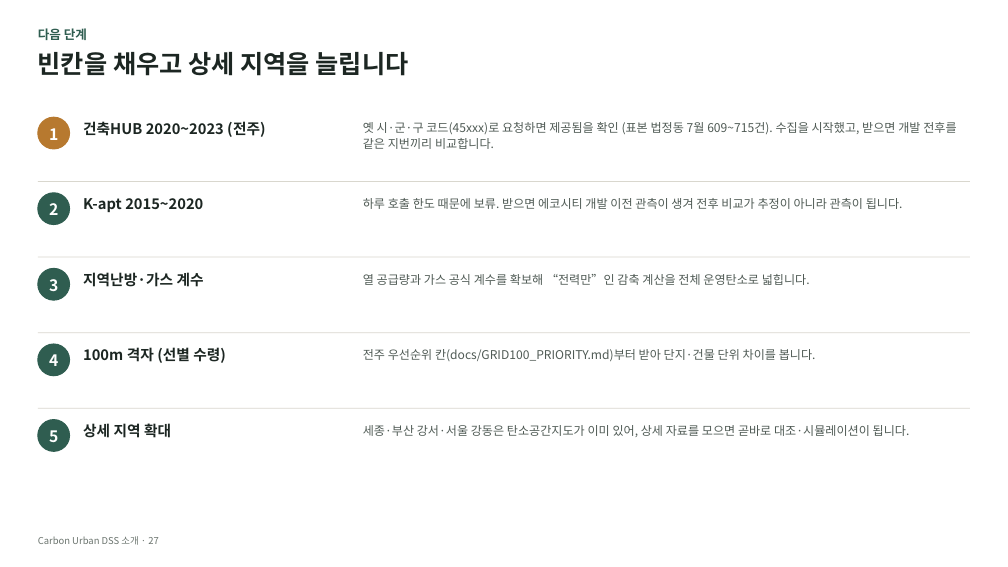
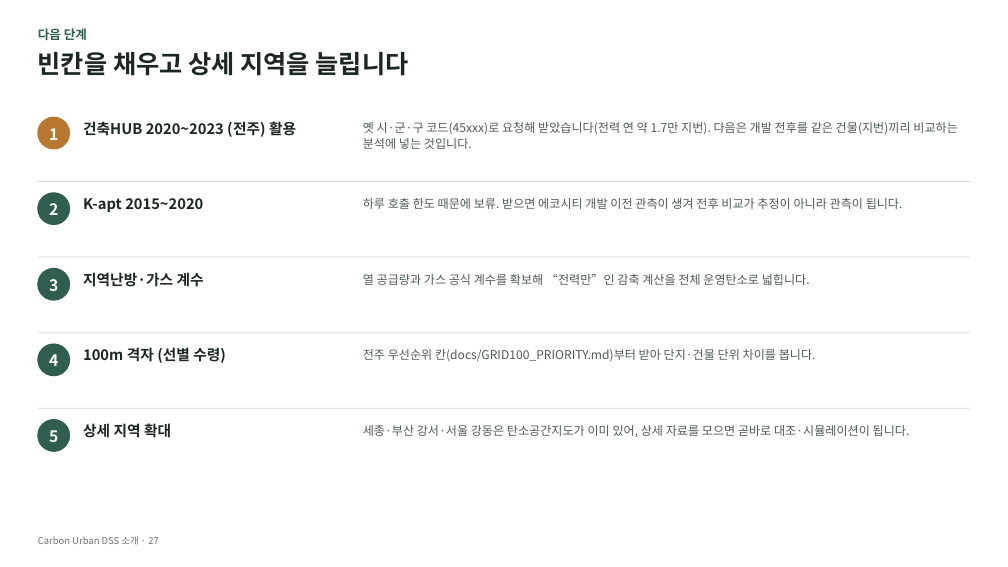
Before and after one commit to shy0401/Carbon-Urban-DSS, a slide deck: slide 27 of docs/presentation/Carbon-Urban-DSS-소개-전주사례.pptx. Drawn at 1008x567 pixels with LibreOffice and Linux fonts; fonts in the diff are those of the drawing. Boxes give left, top, right and bottom in pixels: in the first picture for what was removed or moved away, otherwise in the second. Text is boxed around its words. In the diff, an @@ line names an element or a change of style, - is before the commit and + after.

```diff
--- a/docs/presentation/Carbon-Urban-DSS-소개-전주사례.pptx
+++ b/docs/presentation/Carbon-Urban-DSS-소개-전주사례.pptx
@@ text at (x1=83, y1=119, x2=296, y2=138): text changed @@
-건축HUB 2020~2023 (전주)
+건축HUB 2020~2023 (전주) 활용
@@ text at (x1=363, y1=122, x2=958, y2=149): text changed @@
-옛 시·군·구 코드(45xxx)로 요청하면 제공됨을 확인 (표본 법정동 7월 609~715건). 수집을 시작했고, 받으면 개발 전후를 같은 지번끼리 비교합니다.
+옛 시·군·구 코드(45xxx)로 요청해 받았습니다(전력 연 약 1.7만 지번). 다음은 개발 전후를 같은 건물(지번)끼리 비교하는 분석에 넣는 것입니다.
```
Also in this commit, not shown: 4 other slides changed, 3 other files.
